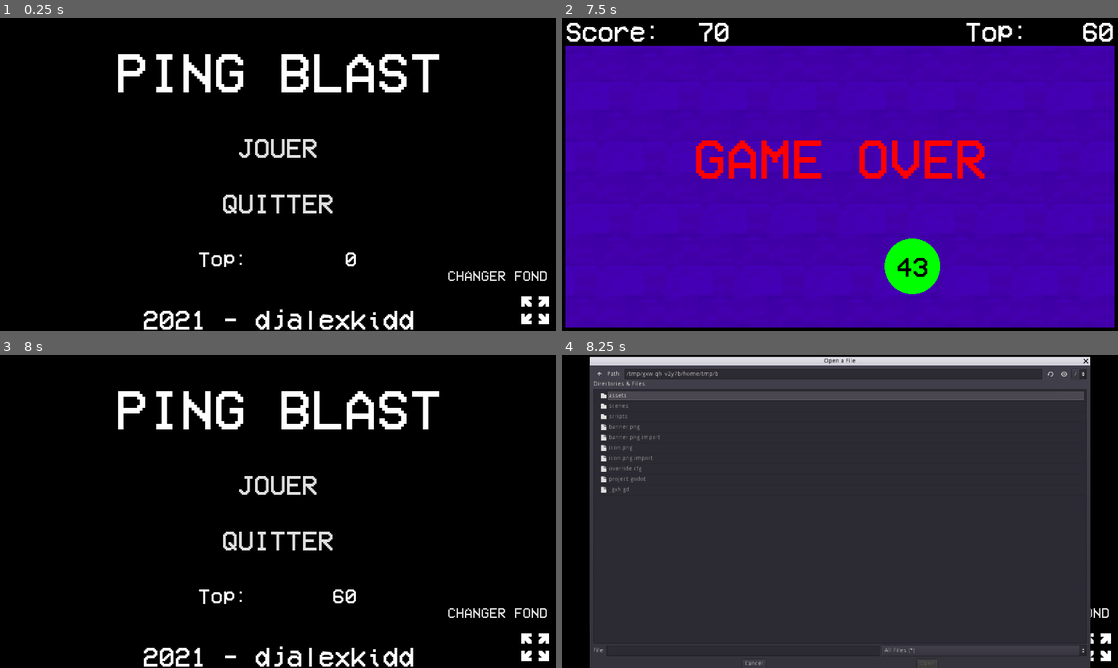
Above: before the commit, frames 1-4 (two rows, left to right).
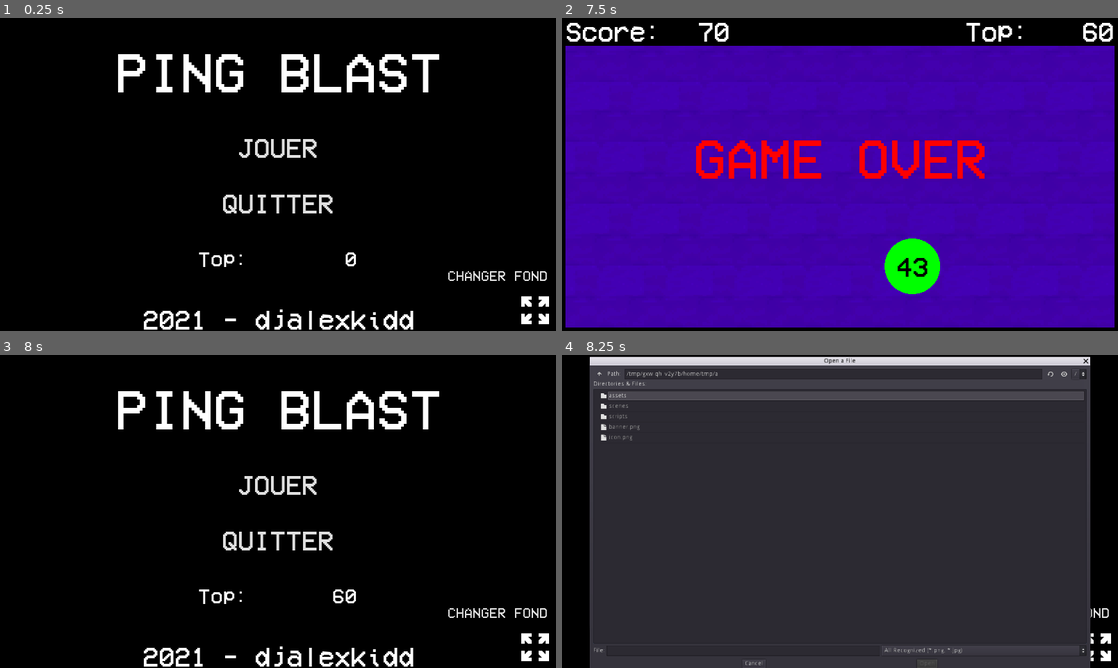
Above: after the commit, the same moments.

Repository: djalexkidd/ping-blast
Game: Godot game, scene res://scenes/MainMenu.tscn
Two runs of this game, one before a commit and one after it. Both use one fixed random seed, a clock stepped at 60 frames per second and the inputs below. Sound files missing from this copy of the repository are replaced by a short silence.
Inputs (mouse positions are in pixels of both pictures, inside the frame that each line leads up to):
- Up to frame 1 (0.25 s): no input
- Up to frame 2 (7.5 s): click "JOUER" at 0.5 s; move the mouse to (962, 158) at 1.27 s; press the mouse at (962, 158) at 1.28 s; move the mouse to (728, 190) at 2.02 s; release the mouse at (728, 190) at 2.03 s; click (728, 190) at 2.1 s; move the mouse to (895, 105) at 2.77 s; press the mouse at (895, 105) at 2.78 s; move the mouse to (812, 237) at 3.52 s; release the mouse at (812, 237) at 3.53 s; click (812, 237) at 3.6 s; move the mouse to (1006, 221) at 4.27 s; press the mouse at (1006, 221) at 4.28 s; move the mouse to (673, 127) at 5.02 s; release the mouse at (673, 127) at 5.03 s; click (673, 127) at 5.1 s; click "JOUER" at 5.75 s; move the mouse to (867, 174) at 6.52 s; press the mouse at (867, 174) at 6.53 s; move the mouse to (756, 96) at 7.27 s; release the mouse at (756, 96) at 7.28 s; click (756, 96) at 7.35 s
- Up to frame 3 (8 s): no input
- Up to frame 4 (8.25 s): click "CHANGER FOND" at 8 s

Frames 1-3 are identical in both runs. In frame 4, 0.3% of the frame differs, in the area x 7-72%, y 5-96%.

Commit message:
Tweak PNG Selector

Diff:
--- a/scenes/MainMenu.tscn
+++ b/scenes/MainMenu.tscn
@@ -163,6 +163,7 @@
 window_title = "Ouvrir un fichier"
 mode = 0
 access = 2
+filters = PoolStringArray( "*.png", "*.jpg" )
 current_dir = "/home/alexandre/Documents/Projets/ping-blast"
 current_path = "/home/alexandre/Documents/Projets/ping-blast/"
 __meta__ = {
--- a/scripts/MainMenu.gd
+++ b/scripts/MainMenu.gd
@@ -1,8 +1,9 @@
 extends Control
 
-#Charge le meilleur score
 func _ready():
-	load_highscore()
+	load_highscore() #Charge le meilleur score
+	if OS.get_name() == "HTML5" or OS.get_name() == "Android": #Cache le bouton pour changer l'arrière-plan sur Android et Web
+		$CustomizeButton.queue_free()
 
 #Bouton pour jouer au jeu
 func _on_PlayButton_pressed():
